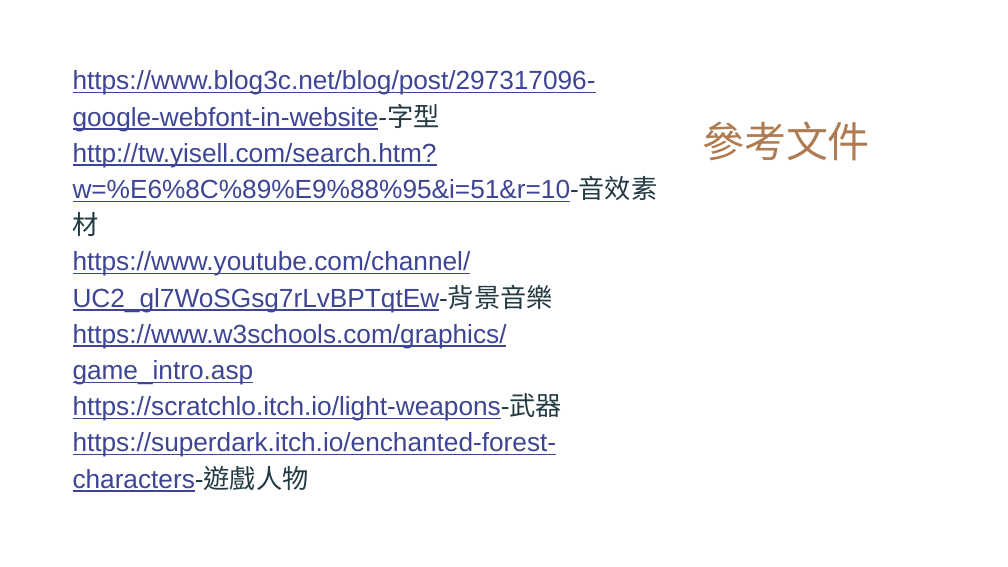
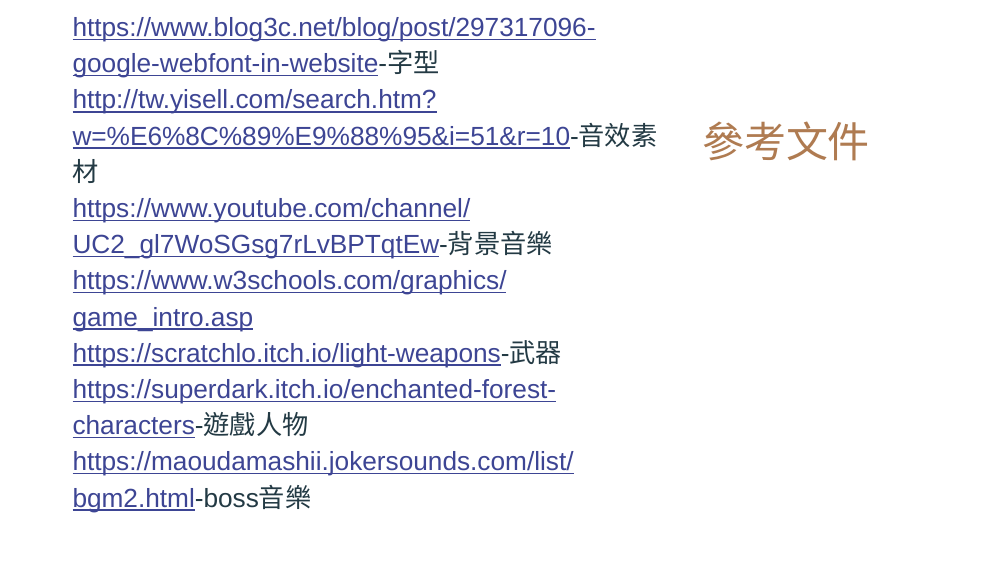
Before and after one commit to Hst0411/web, a slide deck: slide 7 of 00857105-00857141.pptx. Drawn at 1008x567 pixels with LibreOffice and Linux fonts; fonts in the diff are those of the drawing. Boxes give left, top, right and bottom in pixels: in the first picture for what was removed or moved away, otherwise in the second. Text is boxed around its words. In the diff, an @@ line names an element or a change of style, - is before the commit and + after.

```diff
--- a/00857105-00857141.pptx
+++ b/00857105-00857141.pptx
@@ text "https://www.blog3c.net/blog/post/297317096-google-webfont-in ..." moved from (x1=73, y1=70, x2=658, y2=492) to (x1=73, y1=17, x2=658, y2=512) @@
@@ text at (x1=73, y1=451, x2=574, y2=512): paragraph added @@
+https://maoudamashii.jokersounds.com/list/bgm2.html-boss音樂
```
